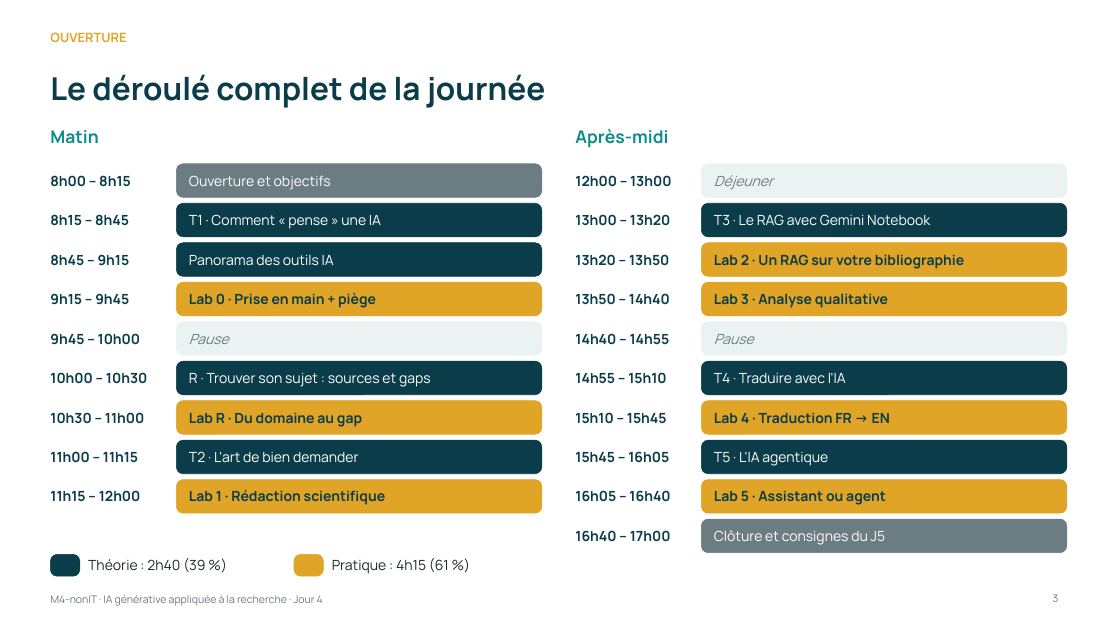
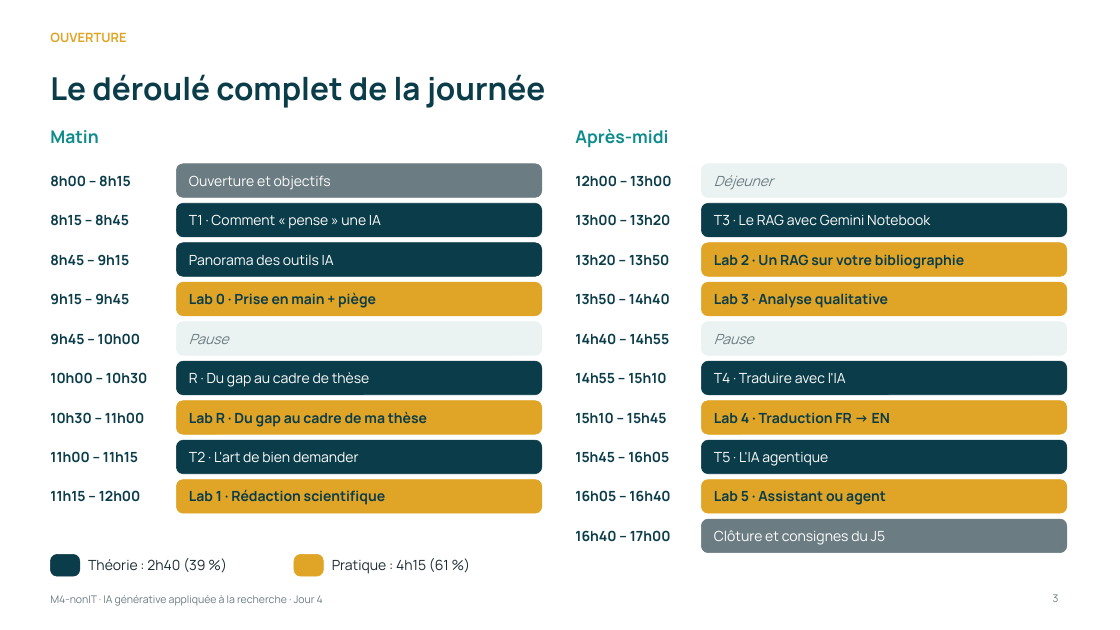
Before and after one commit to Amevi-isi/formation-chercheur-univ, a slide deck: slide 3 of module4_nonIT/M4-nonIT_IA_generative_appliquee.pptx. Drawn at 1120x630 pixels with LibreOffice and Linux fonts; fonts in the diff are those of the drawing. Boxes give left, top, right and bottom in pixels: in the first picture for what was removed or moved away, otherwise in the second. Text is boxed around its words. In the diff, an @@ line names an element or a change of style, - is before the commit and + after.

```diff
--- a/module4_nonIT/M4-nonIT_IA_generative_appliquee.pptx
+++ b/module4_nonIT/M4-nonIT_IA_generative_appliquee.pptx
@@ text at [189, 372, 370, 387]: text changed @@
-R · Trouver son sujet : sources et gaps
+R · Du gap au cadre de thèse
@@ text at [189, 412, 427, 427]: text changed @@
-Lab R · Du domaine au gap
+Lab R · Du gap au cadre de ma thèse
```
Also in this commit, not shown: 4 other slides changed, 5 slides added, 9 slides removed, 9 other files.
